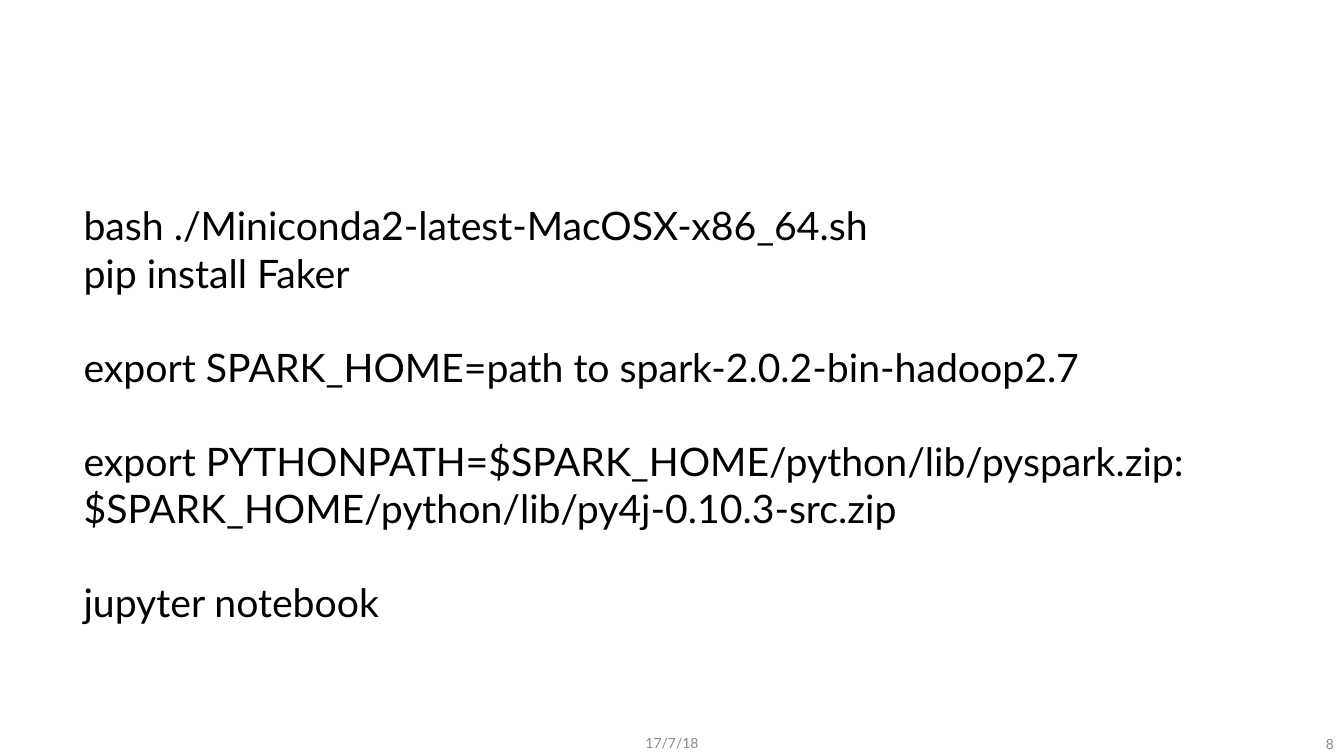
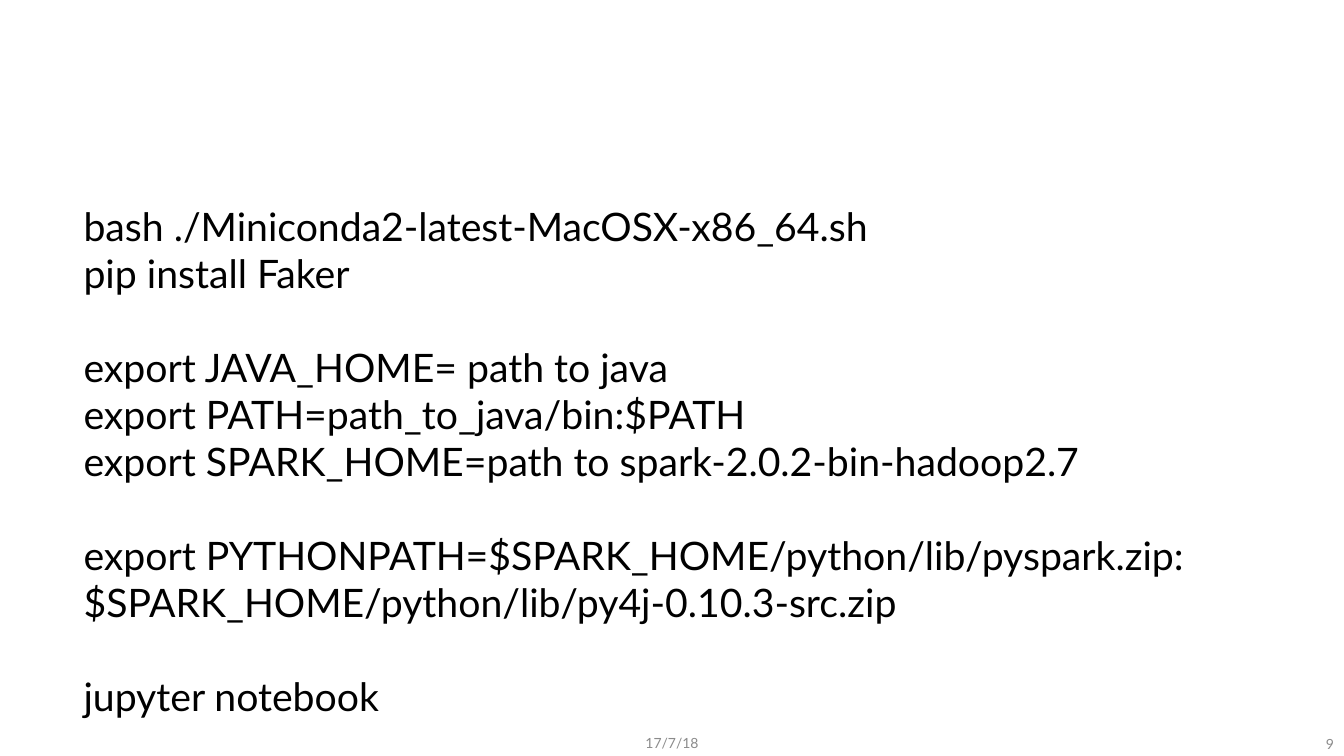
Before and after one commit to zhichao-li/fudan-tutorial, a slide deck: slide 9 of spark-basic-sql.pptx (slide 8 before the commit). Drawn at 1344x756 pixels with LibreOffice and Linux fonts; fonts in the diff are those of the drawing; background and template pictures are left out. Boxes give left, top, right and bottom in pixels: in the first picture for what was removed or moved away, otherwise in the second. Text is boxed around its words. In the diff, an @@ line names an element or a change of style, - is before the commit and + after.

Commit message:
update

```diff
--- a/spark-basic-sql.pptx
+++ b/spark-basic-sql.pptx
@@ text at bbox=[84, 353, 746, 436]: paragraphs added @@
+export JAVA_HOME= path to java
+export PATH=path_to_java/bin:$PATH
@@ page number at bbox=[1326, 739, 1334, 749]: text changed @@
-8
+9
```
Also in this commit, not shown: 2 slides added.
